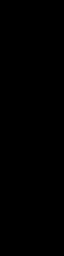
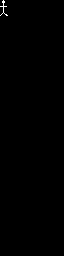
The second 64x256 image is a revision of the first. Changes to its layers:
painted on "Background" over [0, 0, 8, 16]
